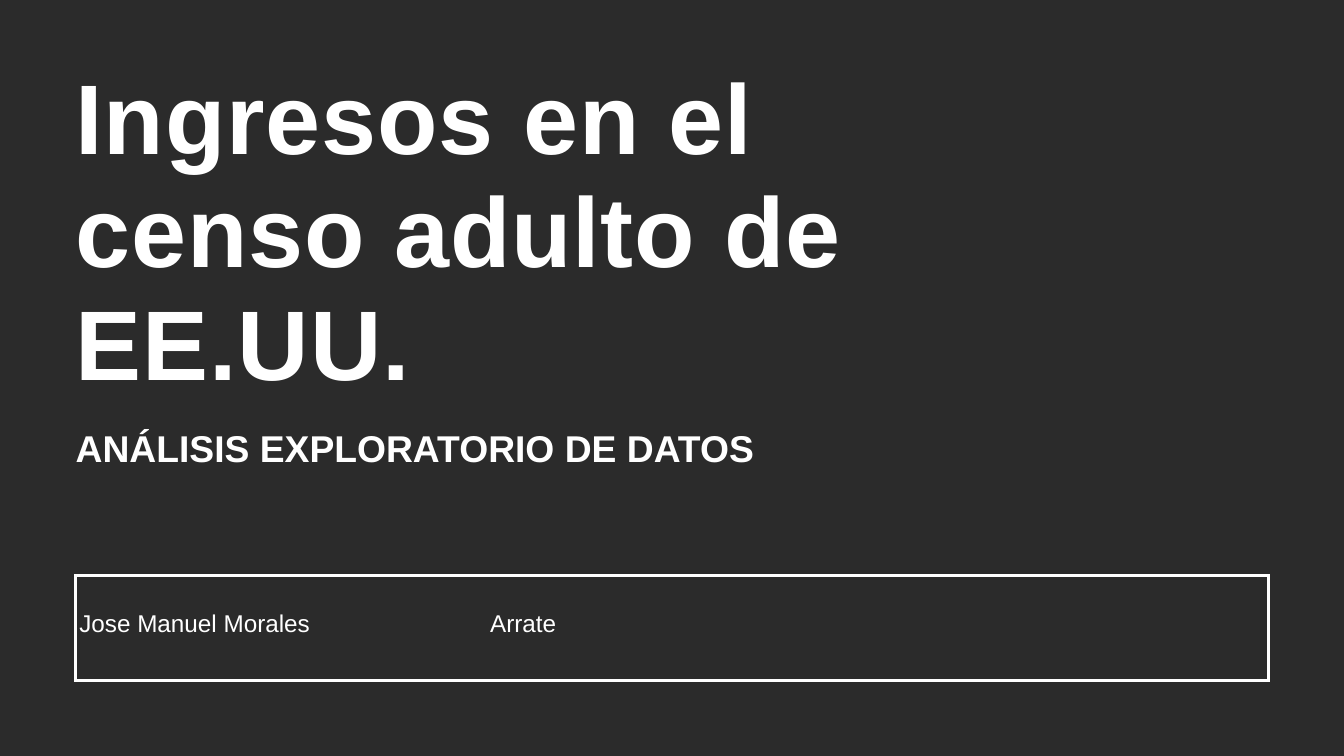
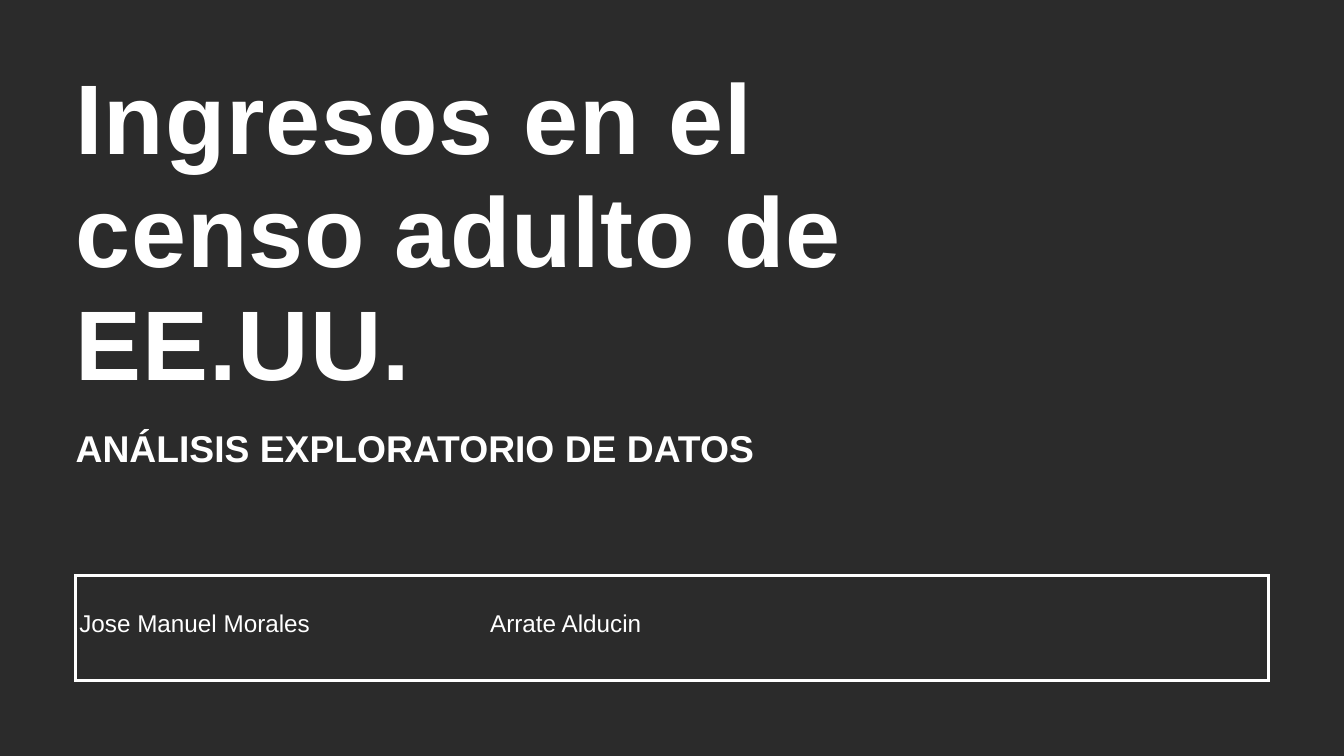
Before and after one commit to moralesgomezjm/EDA_Factores_nivel_de_ingresos, a slide deck: slide 1 of ANÁLISIS EXPLORATORIO DE DATOS.pptx. Drawn at 1344x756 pixels with LibreOffice and Linux fonts; fonts in the diff are those of the drawing; background and template pictures are left out; a plain dark background stands for a picture behind light text. Boxes give left, top, right and bottom in pixels: in the first picture for what was removed or moved away, otherwise in the second. Text is boxed around its words. In the diff, an @@ line names an element or a change of style, - is before the commit and + after.

```diff
--- a/ANÁLISIS EXPLORATORIO DE DATOS.pptx
+++ b/ANÁLISIS EXPLORATORIO DE DATOS.pptx
@@ text at <box>79,614,642,633</box>: text changed @@
-Jose Manuel Morales Arrate
+Jose Manuel Morales Arrate Alducin
```
Also in this commit, not shown: 7 other slides changed, 1 other file.
